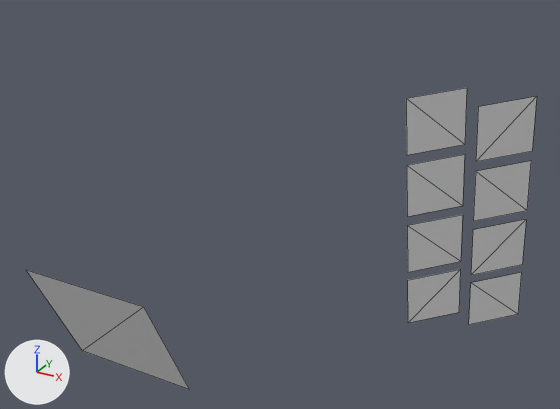
Before and after pictures for a commit that changed the FBX model Assets/Models/Player/Panels/Screens.fbx.
The view is the same before and after, from a camera (50 mm lens) standing at (0.46, -2.013, 0.893) and looking at (0.183, -1.508, 0.64). Arrows for +X, +Y and +Z are at lower left; the lights stay in place. Mesh edges are drawn as thin lines. Where no turn or scale is listed for an object, it has been applied to the vertices.
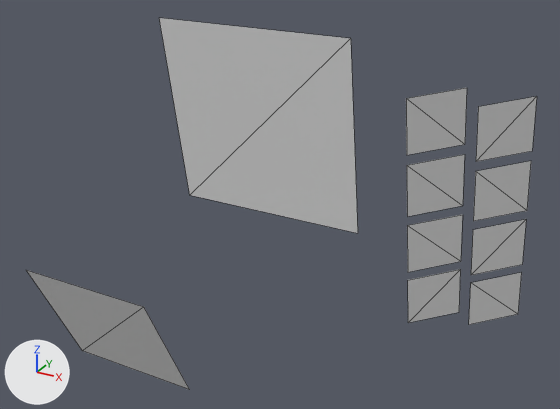
Pixel boxes (x1, y1, x2, y2) of what changed, in the pictures (560 x 409 px):
'Plane', reshaped (23% taller)
    before: (26, 88, 537, 390)
    after: (26, 18, 537, 390)
part 1 of me_plane_011, added
    after: (159, 18, 358, 233)

The edits, one by one:
me_plane_011 has 36 vertices, 18 faces and spans x -0.071..0.377, y -0.061..0.03, z -0.064..0.298.
me_plane_011 is used by ob_plane; location (0.0, -1.5233, 0.4717).
Verts and faces of me_plane_011; kept vertices keep their numbers, new ones are numbered from 36.
Part 1, on me_plane_011:
New vertex 36 is at (0.137, -0.045, 0.19), pixel (189, 195).
New vertex 37 is at (0.276, -0.069, 0.327), pixel (350, 38).
New vertex 38 is at (0.137, -0.069, 0.327), pixel (159, 17).
New vertex 39 is at (0.276, -0.045, 0.19), pixel (357, 233).
New faces: (36, 38, 37), (36, 37, 39).
